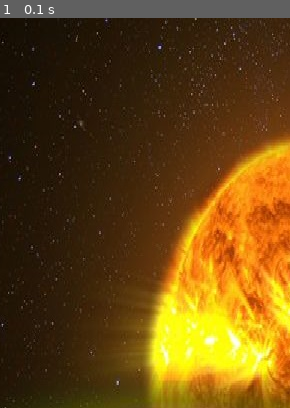
Above: before the commit, frame 1.
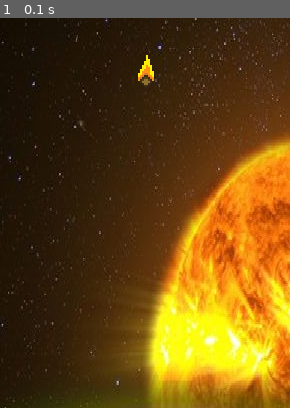
Above: after the commit, the same moment.

Repository: JanKurdila/pygame_avoid_meteors
Game: pygame game, started from main.py
Two runs of this game, one before a commit and one after it. Both use one fixed random seed, a clock stepped at 60 frames per second and the inputs below.
Inputs:
- Up to frame 1 (0.1 s): no input
The pictures show only the part of the screen within x 23-73%, y 0-50%; the shares and areas given below are measured in that part.

The runs differ from the first frame. In frame 1, 0.2% of the frame differs, in the area x 47-54%, y 9-18%.

Commit message:
6) Vloženie obrázka meteor

Diff:
--- a/Config/config.py
+++ b/Config/config.py
@@ -4,8 +4,10 @@
 
 POZADIE = pygame.image.load("IMAGES/pozadie.jpg")
 RAKETA = pygame.image.load("IMAGES/raketa.png")
+METEOR = pygame.image.load("IMAGES/meteor1.png")
 
 SURADNICE_RAKETY = (250, 685)
+SURADNICE_METEORU = (250, 30)
 
 FPS = 25
 STEP = 5
--- a/main.py
+++ b/main.py
@@ -21,6 +21,7 @@
     window = pygame.display.set_mode(config.ROZLISENIE)
     pozadie = config.POZADIE
     raketa = config.RAKETA
+    meteor = config.METEOR
 
     x = config.SURADNICE_RAKETY[0] # Inicializácia x-súradnice rakety
 
@@ -36,6 +37,7 @@
         window.blit(pozadie, (0, 0))
         # window.blit(raketa, config.SURADNICE_RAKETY) Tu musíme upraviť lebo nastáva phyb
         window.blit(raketa, (x, config.SURADNICE_RAKETY[1]))
+        window.blit(meteor, (config.SURADNICE_METEORU))
 
         pygame.display.update()
 
